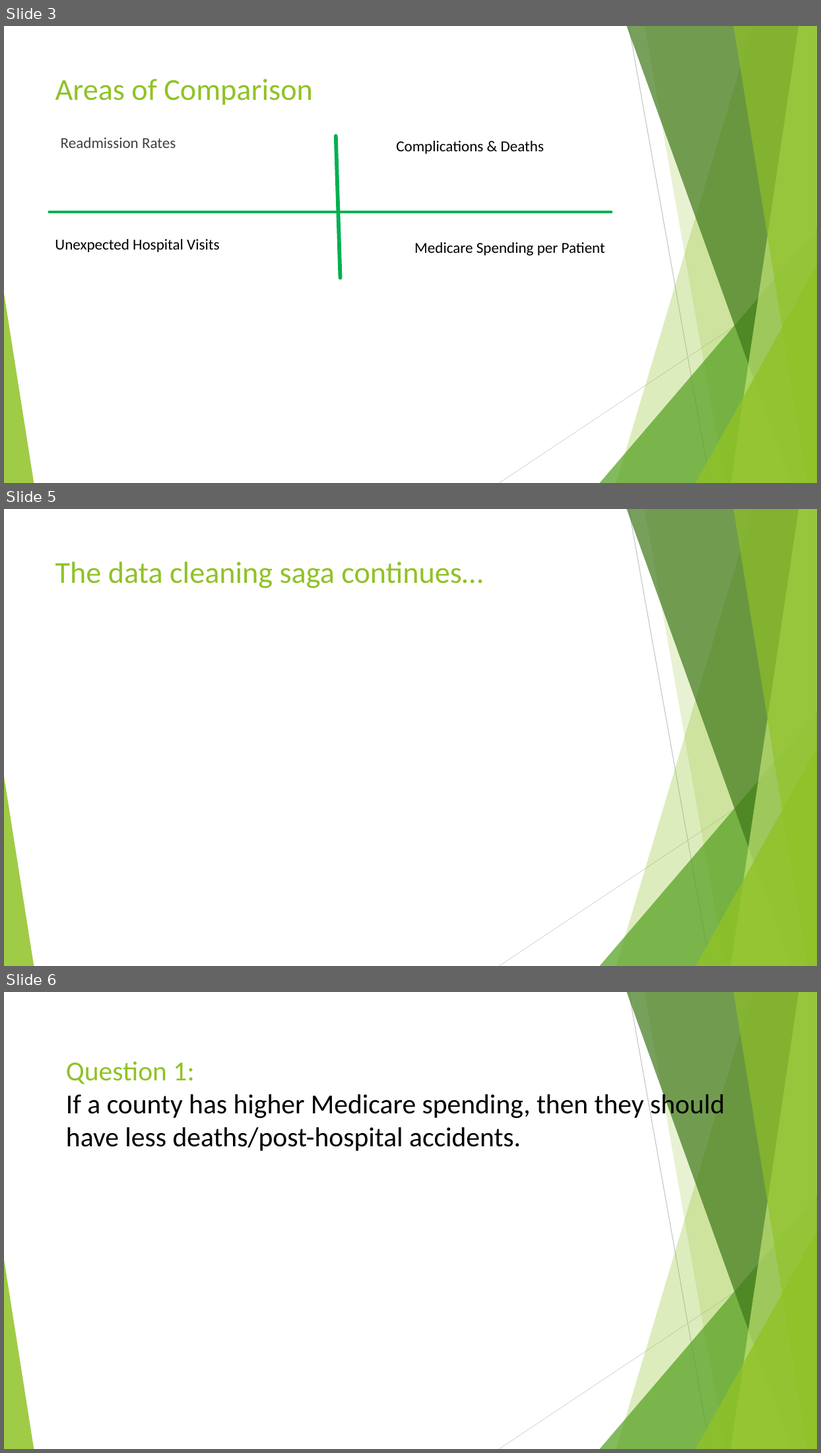
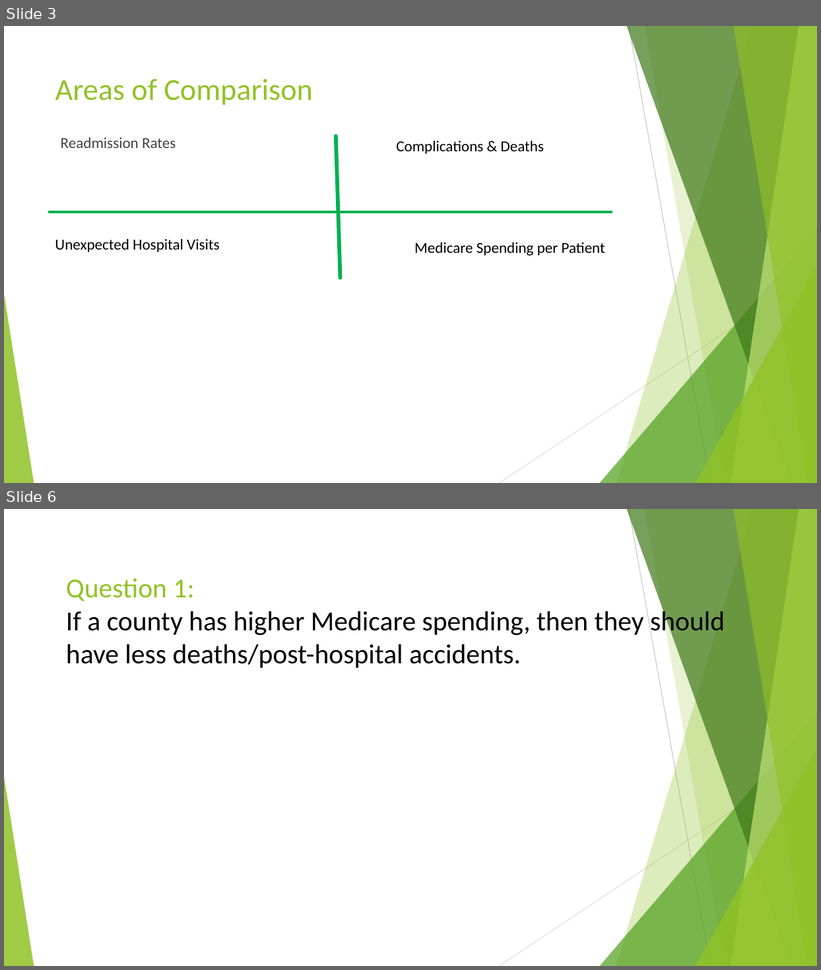
Before and after one commit to TedMur/SnakeBait, a slide deck: SnakeBitePresentation.pptx. Shown one above the other, each under a label of ours: slides 3, 5 and 6 before the commit, slides 3 and 6 after it; the slides between them are not shown. The pictures are 821x1453 and 821x970 pixels, drawn with LibreOffice and Linux fonts; fonts in the diff are those of the drawing. Boxes give left, top, right and bottom in pixels: in the first picture for what was removed or moved away, otherwise in the second. Text is boxed around its words. In the diff, an @@ line names an element or a change of style, - is before the commit and + after.

```diff
--- a/SnakeBitePresentation.pptx
+++ b/SnakeBitePresentation.pptx
@@ slide 5 removed at box(4, 509, 817, 966), background #FFFFFF; not listed: 10 template elements that a slide beside it also shows @@
@@ title removed at box(55, 562, 483, 588) @@
-The data cleaning saga continues…
```
Also in this commit, not shown: 2 slides changed, 1 slide added, 2 other files.
